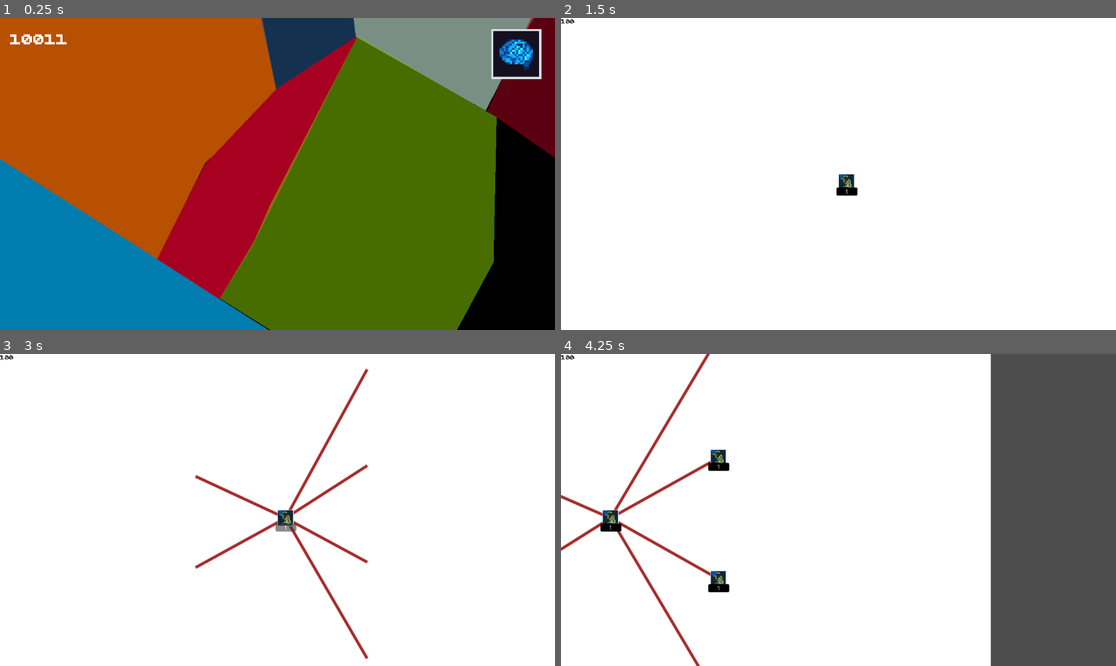
Above: before the commit, frames 1-4 (two rows, left to right).
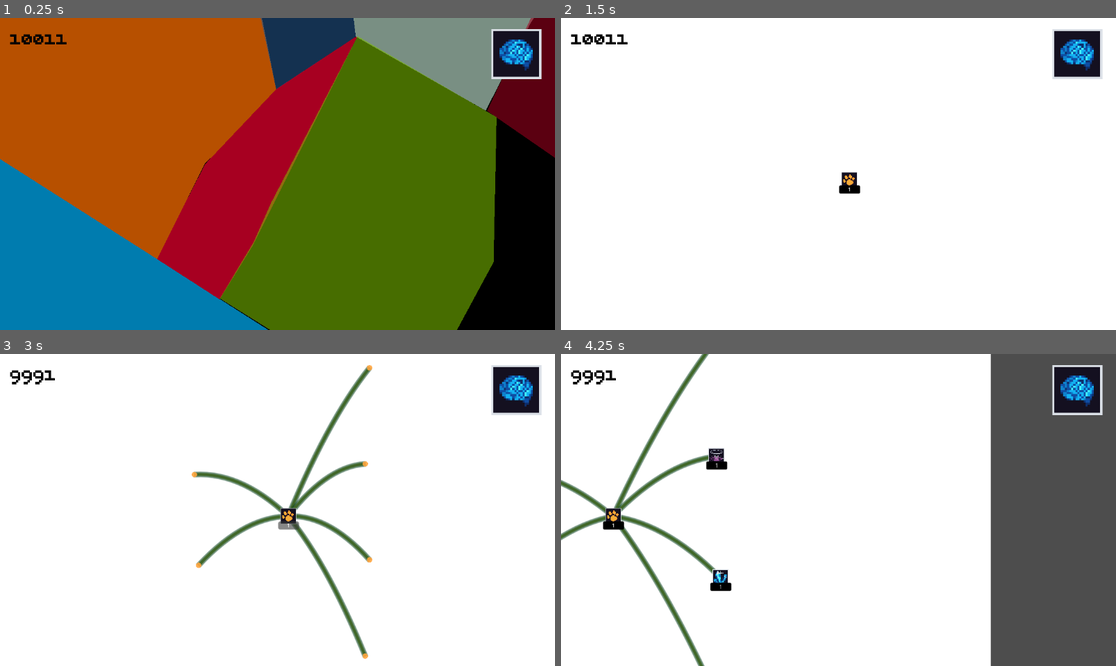
Above: after the commit, the same moments.

Repository: azizul987/Sawit-io
Game: Godot game, scene res://Scene/main.tscn
Two runs of this game, one before a commit and one after it. Both use one fixed random seed, a clock stepped at 60 frames per second and the inputs below.
Inputs (mouse positions are in pixels of both pictures, inside the frame that each line leads up to; where the layout moved, square brackets give the same spot in the first picture):
- Up to frame 1 (0.25 s): no input
- Up to frame 2 (1.5 s): click (1077, 55) at 0.5 s; click (849, 180) [844, 183] at 1.25 s
- Up to frame 3 (3 s): click (516, 391) at 2.02 s; click "1" at 2.75 s
- Up to frame 4 (4.25 s): move the mouse to (960, 494) at 3.52 s; hold Right (ui_right) from 3.53 s (still down); hold M (add_coin) from 3.53 s (still down); click (960, 494) at 3.67 s

The runs differ from the first frame. In frame 1, 0.2% of the frame differs, in the area x 1-13%, y 5-9%; in frame 2, 1.9%; in frame 3, 5.4%; in frame 4, 5.7%, in the area x 0-98%, y 0-100%.

Commit message:
add  new affect  to draw line

Diff:
--- a/Logic/Data Templete/Data/Source/Skill.gd
+++ b/Logic/Data Templete/Data/Source/Skill.gd
@@ -9,3 +9,4 @@
 @export var  is_open:bool
 @export var cost:Array[int]
 @export var level:int
+@export var Icon:Texture2D=preload("res://temp tekture/skill_icons_by_quintino_pixels/24x24/skill_icons7.png")
--- a/Logic/Data Templete/Data/ress/Skill_Database_place.tres
+++ b/Logic/Data Templete/Data/ress/Skill_Database_place.tres
@@ -2,6 +2,25 @@
 
 [ext_resource type="Script" uid="uid://bc3i1ec0fxv2t" path="res://Logic/Data Templete/Data/Source/SkillObj.gd" id="1_ib4hv"]
 [ext_resource type="Script" uid="uid://dmslmeqer2n8d" path="res://Logic/Data Templete/Data/Source/Skill.gd" id="2_ambdn"]
+[ext_resource type="Texture2D" uid="uid://c0xhqcmcbti51" path="res://temp tekture/skill_icons_by_quintino_pixels/24x24/skill_icons1.png" id="3_nqfhb"]
+[ext_resource type="Texture2D" uid="uid://pg3lumyfvw84" path="res://temp tekture/skill_icons_by_quintino_pixels/24x24/skill_icons5.png" id="4_pope5"]
+[ext_resource type="Texture2D" uid="uid://dkn5k3fjed8dy" path="res://temp tekture/skill_icons_by_quintino_pixels/24x24/skill_icons8.png" id="5_w66aa"]
+[ext_resource type="Texture2D" uid="uid://cu44coj7x3hy2" path="res://temp tekture/skill_icons_by_quintino_pixels/24x24/skill_icons13.png" id="6_37qqy"]
+[ext_resource type="Texture2D" uid="uid://c8ddcn0pq7267" path="res://temp tekture/skill_icons_by_quintino_pixels/24x24/skill_icons18.png" id="7_0wu8a"]
+[ext_resource type="Texture2D" uid="uid://8hk7k7yyqpwx" path="res://temp tekture/skill_icons_by_quintino_pixels/24x24/skill_icons20.png" id="8_tc5kj"]
+[ext_resource type="Texture2D" uid="uid://bmi318mg4i1sq" path="res://temp tekture/skill_icons_by_quintino_pixels/24x24/skill_icons26.png" id="9_bsqyu"]
+[ext_resource type="Texture2D" uid="uid://bnn4d5r1duo1i" path="res://temp tekture/skill_icons_by_quintino_pixels/24x24/skill_icons2.png" id="10_w2ctt"]
+[ext_resource type="Texture2D" uid="uid://b6r5cklrqv7yl" path="res://temp tekture/skill_icons_by_quintino_pixels/24x24/skill_icons19.png" id="11_2byg6"]
+[ext_resource type="Texture2D" uid="uid://c6s4grq3gugei" path="res://temp tekture/skill_icons_by_quintino_pixels/24x24/skill_icons37.png" id="12_lmut8"]
+[ext_resource type="Texture2D" uid="uid://8ro1gbno4fbu" path="res://temp tekture/skill_icons_by_quintino_pixels/24x24/skill_icons48.png" id="13_kie7o"]
+[ext_resource type="Texture2D" uid="uid://cjhljqdq86cv4" path="res://temp tekture/skill_icons_by_quintino_pixels/24x24/skill_icons53.png" id="14_2dolq"]
+[ext_resource type="Texture2D" uid="uid://c53i8bldjhtv7" path="res://temp tekture/skill_icons_by_quintino_pixels/24x24/skill_icons49.png" id="15_0wmww"]
+[ext_resource type="Texture2D" uid="uid://diyd5jkwxp8y2" path="res://temp tekture/skill_icons_by_quintino_pixels/24x24/skill_icons38.png" id="16_ly4tn"]
+[ext_resource type="Texture2D" uid="uid://13r5bqavlhff" path="res://temp tekture/skill_icons_by_quintino_pixels/24x24/skill_icons28.png" id="17_k02as"]
+[ext_resource type="Texture2D" uid="uid://bcksh2lciiehk" path="res://temp tekture/skill_icons_by_quintino_pixels/24x24/skill_icons24.png" id="18_qqw2d"]
+[ext_resource type="Texture2D" uid="uid://bnwluolbaqn8y" path="res://temp tekture/skill_icons_by_quintino_pixels/24x24/skill_icons12.png" id="19_0h6sc"]
+[ext_resource type="Texture2D" uid="uid://djoaahgypiibf" path="res://temp tekture/skill_icons_by_quintino_pixels/24x24/skill_icons7.png" id="20_whekj"]
+[ext_resource type="Texture2D" uid="uid://6ajntesx10my" path="res://temp tekture/skill_icons_by_quintino_pixels/24x24/skill_icons11.png" id="21_kdkjo"]
 
 [sub_resource type="Resource" id="Resource_harga_sawit"]
 script = ExtResource("2_ambdn")
@@ -10,6 +29,7 @@
 max_level = 3
 is_open = true
 cost = Array[int]([20, 50, 100])
+Icon = ExtResource("3_nqfhb")
 metadata/_custom_type_script = "uid://dmslmeqer2n8d"
 
 [sub_resource type="Resource" id="Resource_bibit_unggul"]
@@ -20,6 +40,7 @@
 tree_position = Vector2(-160, -70)
 required_skill_ids = Array[String](["harga_sawit"])
 cost = Array[int]([30, 75, 150, 300, 600])
+Icon = ExtResource("4_pope5")
 metadata/_custom_type_script = "uid://dmslmeqer2n8d"
 
 [sub_resource type="Resource" id="Resource_panen_cepat"]
@@ -30,6 +51,7 @@
 tree_position = Vector2(-160, 100)
 required_skill_ids = Array[String](["harga_sawit"])
 cost = Array[int]([40, 90, 180, 360, 720])
+Icon = ExtResource("5_w66aa")
 metadata/_custom_type_script = "uid://dmslmeqer2n8d"
 
 [sub_resource type="Resource" id="Resource_pupuk_berimbang"]
@@ -40,6 +62,7 @@
 tree_position = Vector2(-320, -140)
 required_skill_ids = Array[String](["bibit_unggul"])
 cost = Array[int]([50, 100, 200, 400, 800])
+Icon = ExtResource("6_37qqy")
 metadata/_custom_type_script = "uid://dmslmeqer2n8d"
 
 [sub_resource type="Resource" id="Resource_tenaga_panen"]
@@ -50,6 +73,7 @@
 tree_position = Vector2(-320, -20)
 required_skill_ids = Array[String](["bibit_unggul"])
 cost = Array[int]([75, 150, 300, 600, 1200])
+Icon = ExtResource("7_0wu8a")
 metadata/_custom_type_script = "uid://dmslmeqer2n8d"
 
 [sub_resource type="Resource" id="Resource_alat_egrek"]
@@ -60,6 +84,7 @@
 tree_position = Vector2(-480, -20)
 required_skill_ids = Array[String](["tenaga_panen"])
 cost = Array[int]([100, 200, 400, 800, 1600])
+Icon = ExtResource("8_tc5kj")
 metadata/_custom_type_script = "uid://dmslmeqer2n8d"
 
 [sub_resource type="Resource" id="Resource_irigasi_kebun"]
@@ -70,6 +95,7 @@
 tree_position = Vector2(160, -270)
 required_skill_ids = Array[String](["harga_sawit"])
 cost = Array[int]([50, 125, 250, 500, 1000])
+Icon = ExtResource("9_bsqyu")
 metadata/_custom_type_script = "uid://dmslmeqer2n8d"
 
 [sub_resource type="Resource" id="Resource_rotasi_panen"]
@@ -80,6 +106,7 @@
 tree_position = Vector2(320, -270)
 required_skill_ids = Array[String](["irigasi_kebun"])
 cost = Array[int]([80, 160, 320, 640, 1280])
+Icon = ExtResource("10_w2ctt")
 metadata/_custom_type_script = "uid://dmslmeqer2n8d"
 
 [sub_resource type="Resource" id="Resource_sensus_pokok"]
@@ -90,6 +117,7 @@
 tree_position = Vector2(480, -270)
 required_skill_ids = Array[String](["rotasi_panen"])
 cost = Array[int]([120, 300, 650, 1300])
+Icon = ExtResource("11_2byg6")
 metadata/_custom_type_script = "uid://dmslmeqer2n8d"
 
 [sub_resource type="Resource" id="Resource_drone_monitoring"]
@@ -100,6 +128,7 @@
 tree_position = Vector2(640, -270)
 required_skill_ids = Array[String](["sensus_pokok"])
 cost = Array[int]([250, 600, 1200, 2400])
+Icon = ExtResource("12_lmut8")
 metadata/_custom_type_script = "uid://dmslmeqer2n8d"
 
 [sub_resource type="Resource" id="Resource_panen_presisi"]
@@ -110,6 +139,7 @@
 tree_position = Vector2(800, -270)
 required_skill_ids = Array[String](["drone_monitoring"])
 cost = Array[int]([300, 750, 1500, 3000])
+Icon = ExtResource("13_kie7o")
 metadata/_custom_type_script = "uid://dmslmeqer2n8d"
 
 [sub_resource type="Resource" id="Resource_pabrik_mini"]
@@ -120,6 +150,7 @@
 tree_position = Vector2(160, -90)
 required_skill_ids = Array[String](["harga_sawit"])
 cost = Array[int]([50, 125, 250, 500, 1000])
+Icon = ExtResource("14_2dolq")
 metadata/_custom_type_script = "uid://dmslmeqer2n8d"
 
 [sub_resource type="Resource" id="Resource_sortasi_tbs"]
@@ -130,6 +161,7 @@
 tree_position = Vector2(320, -90)
 required_skill_ids = Array[String](["pabrik_mini"])
 cost = Array[int]([100, 250, 500, 1000, 2000])
+Icon = ExtResource("15_0wmww")
 metadata/_custom_type_script = "uid://dmslmeqer2n8d"
 
 [sub_resource type="Resource" id="Resource_sterilisasi_tbs"]
@@ -140,6 +172,7 @@
 tree_position = Vector2(480, -90)
 required_skill_ids = Array[String](["sortasi_tbs"])
 cost = Array[int]([150, 350, 700, 1400, 2800])
+Icon = ExtResource("16_ly4tn")
 metadata/_custom_type_script = "uid://dmslmeqer2n8d"
 
 [sub_resource type="Resource" id="Resource_boiler_efisien"]
@@ -150,6 +183,7 @@
 tree_position = Vector2(640, -90)
 required_skill_ids = Array[String](["sterilisasi_tbs"])
 cost = Array[int]([300, 700, 1500, 3000])
+Icon = ExtResource("17_k02as")
 metadata/_custom_type_script = "uid://dmslmeqer2n8d"
 
 [sub_resource type="Resource" id="Resource_otomasi_pabrik"]
@@ -160,6 +194,7 @@
 tree_position = Vector2(800, -90)
 required_skill_ids = Array[String](["boiler_efisien"])
 cost = Array[int]([500, 1200, 2500, 5000])
+Icon = ExtResource("18_qqw2d")
 metadata/_custom_type_script = "uid://dmslmeqer2n8d"
 
 [sub_resource type="Resource" id="Resource_jalan_kebun"]
@@ -170,6 +205,7 @@
 tree_position = Vector2(160, 90)
 required_skill_ids = Array[String](["harga_sawit"])
 cost = Array[int]([80, 180, 360, 720, 1440])
+Icon = ExtResource("11_2byg6")
 metadata/_custom_type_script = "uid://dmslmeqer2n8d"
 
 [sub_resource type="Resource" id="Resource_armada_angkut"]
@@ -180,6 +216,7 @@
 tree_position = Vector2(320, 90)
 required_skill_ids = Array[String](["jalan_kebun"])
 cost = Array[int]([120, 300, 600, 1200, 2400])
+Icon = ExtResource("19_0h6sc")
 metadata/_custom_type_script = "uid://dmslmeqer2n8d"
 
 [sub_resource type="Resource" id="Resource_jembatan_timbang"]
@@ -190,6 +227,7 @@
 tree_position = Vector2(480, 90)
 required_skill_ids = Array[String](["armada_angkut"])
 cost = Array[int]([250, 600, 1200, 2400])
+Icon = ExtResource("5_w66aa")
 metadata/_custom_type_script = "uid://dmslmeqer2n8d"
 
 [sub_resource type="Resource" id="Resource_kontrak_pabrik"]
@@ -210,6 +248,7 @@
 tree_position = Vector2(800, 90)
 required_skill_ids = Array[String](["kontrak_pabrik"])
 cost = Array[int]([750, 2000, 5000])
+Icon = ExtResource("21_kdkjo")
 metadata/_custom_type_script = "uid://dmslmeqer2n8d"
 
 [sub_resource type="Resource" id="Resource_sertifikasi_ispo"]
@@ -220,6 +259,7 @@
 tree_position = Vector2(160, 270)
 required_skill_ids = Array[String](["harga_sawit"])
 cost = Array[int]([300, 800, 2000])
+Icon = ExtResource("7_0wu8a")
 metadata/_custom_type_script = "uid://dmslmeqer2n8d"
 
 [sub_resource type="Resource" id="Resource_tandan_kosong"]
@@ -230,6 +270,7 @@
 tree_position = Vector2(320, 270)
 required_skill_ids = Array[String](["sertifikasi_ispo"])
 cost = Array[int]([350, 900, 1800, 3600])
+Icon = ExtResource("18_qqw2d")
 metadata/_custom_type_script = "uid://dmslmeqer2n8d"
 
 [sub_resource type="Resource" id="Resource_biogas_pome"]
@@ -240,6 +281,7 @@
 tree_position = Vector2(480, 270)
 required_skill_ids = Array[String](["tandan_kosong"])
 cost = Array[int]([750, 1800, 3600, 7200])
+Icon = ExtResource("21_kdkjo")
 metadata/_custom_type_script = "uid://dmslmeqer2n8d"
 
 [sub_resource type="Resource" id="Resource_zero_waste"]
--- a/Logic/skrip/skiil_canvas.gd
+++ b/Logic/skrip/skiil_canvas.gd
@@ -14,6 +14,12 @@
 	await get_tree().process_frame
 	queue_redraw()
 
+func _process(delta: float) -> void:
+	if buttons_by_id.is_empty():
+		return
+
+	queue_redraw()
+
 func _input(event: InputEvent) -> void:
 	if Debug.is_active():
 		if event.is_action_pressed("add_coin"):
@@ -24,7 +30,7 @@
 	if skill_database==null:
 		print("databasenya lupa wak")
 		return
-	var urutan = 0
+	#var urutan = 0
 	for data  in skill_database.skills:
 		if data==null:
 			continue
@@ -33,7 +39,9 @@
 		add_child(new_btn)
 		buttons_by_id[data.id] = new_btn
 		new_btn.global_position = data.tree_position
-
+		var image_btn: TextureButton = new_btn.get_node("Image")
+		image_btn.texture_normal=data.Icon
+		_start_idle_skill_motion(new_btn, buttons_by_id.size())
 		if data.required_skill_ids.is_empty():
 			new_btn.visible = true
 			line_progress_by_id[data.id] = 1.0
@@ -45,12 +53,11 @@
 			line_progress_by_id[data.id] = 0.0
 
 		new_btn.get_node("Button").pressed.connect(_on_skill_button_pressedd.bind(data.id))
-		urutan += 1
+		#urutan += 1
 
 func _draw() -> void	:
 	if skill_database == null:
 		return
-
 	for data in skill_database.skills:
 		if data == null:
 			continue
@@ -76,7 +83,7 @@
 			if start_button.visible == false:
 				continue
 
-			var image: Control = start_button.get_node("Image")
+			var image: TextureButton = start_button.get_node("Image")
 			var start_position = image.get_global_rect().get_center() - global_position
 
 			var progress: float = float(
@@ -87,15 +94,15 @@
 				end_position,
 				progress
 			)
-
-			draw_line(
-				start_position,
-				animated_end,
-				Color.BROWN,
-				3.0,
-				true
-			)
-
+#
+			#draw_line(
+				#start_position,
+				#animated_end,
+				#Color.BLACK,
+				#2.5,
+				#true
+			#)
+			_draw_skill_line(start_position, animated_end)
 func _on_skill_button_pressedd(skil_id):
 	#Point.remove_point(2)
 	var targetSkill:skill=skill_database.get_skill_by_id(skil_id)
@@ -174,3 +181,59 @@
 		1.0,
 		0.25
 	).set_delay(0.20)
+
+
+func _start_idle_skill_motion(target: Control, delay_index: int) -> void:
+	if Engine.is_editor_hint():
+		return
+
+	await get_tree().process_frame
+
+	var base_pos := target.position
+
+	var arah := 1.0
+	if delay_index % 2 == 0:
+		arah = -1.0
+
+	var gerak := Vector2(4.0 * arah, -3.0)
+
+	var tween := create_tween()
+	tween.set_loops()
+
+	tween.tween_interval(float(delay_index % 5) * 0.08)
+
+	tween.tween_property(
+		target,
+		"position",
+		base_pos + gerak,
+		0.7
+	).set_trans(Tween.TRANS_SINE).set_ease(Tween.EASE_IN_OUT)
+
+	tween.tween_property(
+		target,
+		"position",
+		base_pos,
+		0.7
+	).set_trans(Tween.TRANS_SINE).set_ease(Tween.EASE_IN_OUT)
+
+
+func _draw_skill_line(start_pos: Vector2, end_pos: Vector2) -> void:
+	var points := PackedVector2Array()
+
+	var mid := (start_pos + end_pos) * 0.5
+	var control := mid + Vector2(0, -35)
+
+	for i in range(16):
+		var t := float(i) / 15.0
+
+		var a := start_pos.lerp(control, t)
+		var b := control.lerp(end_pos, t)
+		var p := a.lerp(b, t)
+
+		points.append(p)
+
+	draw_polyline(points, Color(0.0, 0.234, 0.097, 0.55), 7.0, true)
+	draw_polyline(points, Color(0.242, 0.394, 0.139, 0.95), 3.0, true)
+
+	draw_circle(start_pos, 4.0, Color(1.0, 0.65, 0.25, 0.9))
+	draw_circle(end_pos, 4.0, Color(1.0, 0.65, 0.25, 0.9))
--- a/Ui/Ui_Main.tscn
+++ b/Ui/Ui_Main.tscn
@@ -22,6 +22,7 @@
 anchor_top = 0.035923753
 anchor_right = 0.09364517
 anchor_bottom = 0.10495499
+theme_override_colors/font_color = Color(0.011087579, 0.011087578, 0.01108758, 1)
 theme_override_fonts/font = ExtResource("2_lr6hm")
 theme_override_font_sizes/font_size = 40
 text = "100"
--- a/Ui/skill_tree.tscn
+++ b/Ui/skill_tree.tscn
@@ -3,7 +3,7 @@
 [ext_resource type="Script" uid="uid://dqnxbheqigscs" path="res://Logic/skrip/skiil_canvas.gd" id="1_s5cxk"]
 [ext_resource type="Resource" uid="uid://twdxijt27d5j" path="res://Logic/Data Templete/Data/ress/Skill_Database_place.tres" id="2_uc1hk"]
 [ext_resource type="Script" uid="uid://bqudad3ilt7jf" path="res://Ui/SkillTreeCma.gd" id="3_nr7s1"]
-[ext_resource type="FontFile" uid="uid://bgj0m7o0vpyqi" path="res://temp tekture/font/BPdotsSquareBold.otf" id="4_uc1hk"]
+[ext_resource type="PackedScene" uid="uid://cxv7ow360bpqu" path="res://Ui/Ui_Main.tscn" id="4_uc1hk"]
 
 [node name="Skill Tree" type="Node2D" unique_id=409050271]
 
@@ -39,12 +39,4 @@
 [node name="Helper" type="Marker2D" parent="." unique_id=1620060842]
 position = Vector2(128, 97)
 
-[node name="CanvasLayer" type="CanvasLayer" parent="." unique_id=559907910]
-
-[node name="Label" type="Label" parent="CanvasLayer" unique_id=2038492782]
-offset_right = 40.0
-offset_bottom = 23.0
-theme_override_colors/font_color = Color(0, 0, 0, 1)
-theme_override_fonts/font = ExtResource("4_uc1hk")
-theme_override_font_sizes/font_size = 16
-text = "100"
+[node name="UiMain" parent="." unique_id=1805602719 instance=ExtResource("4_uc1hk")]
